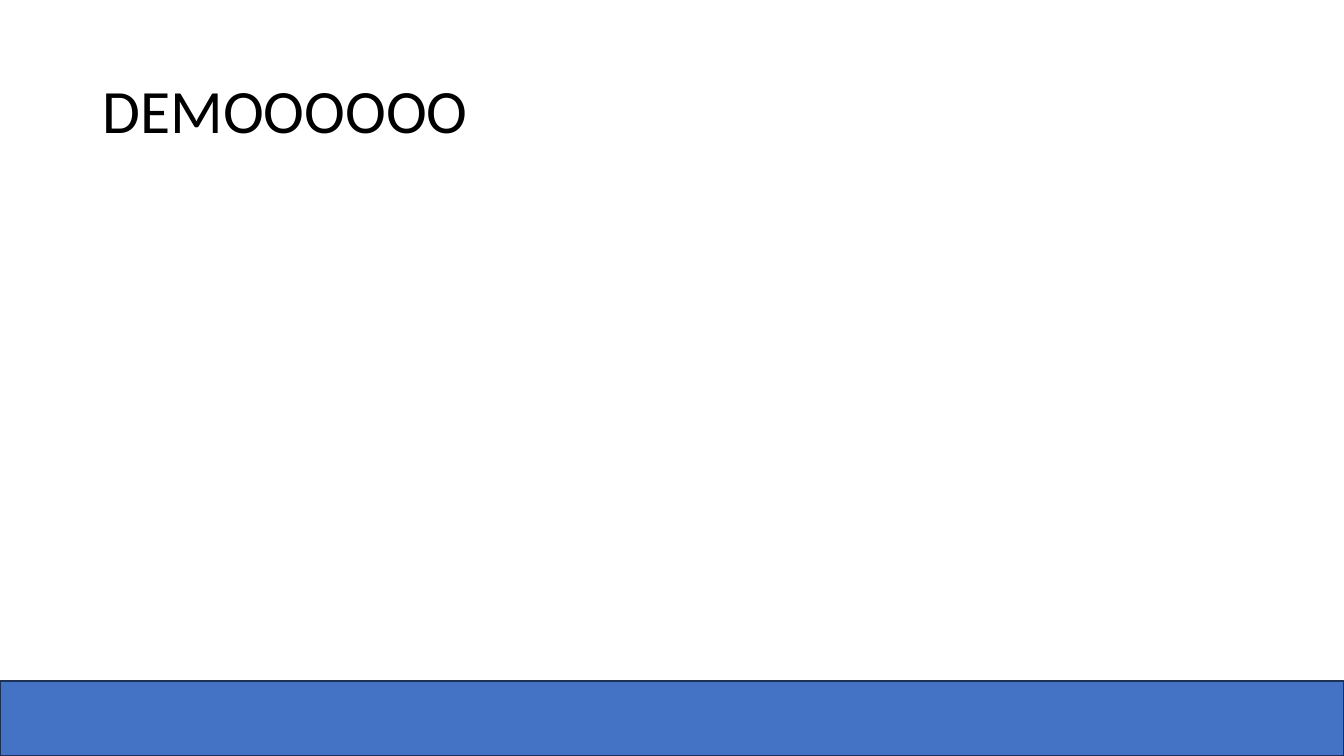
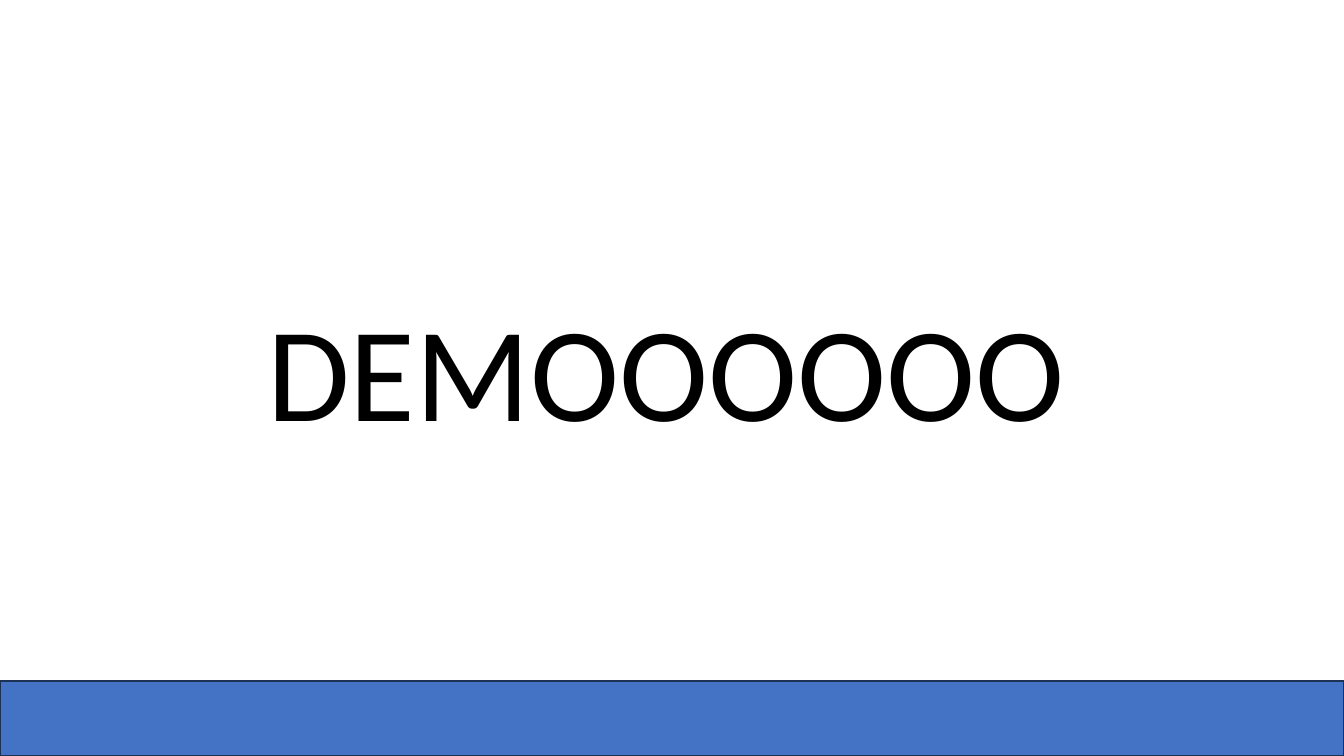
Before and after one commit to Zachadactyl/Connect-4_C, a slide deck: slide 5 of Four 2 Win.pptx. Drawn at 1344x756 pixels with LibreOffice and Linux fonts; fonts in the diff are those of the drawing; background and template pictures are left out. Boxes give left, top, right and bottom in pixels: in the first picture for what was removed or moved away, otherwise in the second. Text is boxed around its words. In the diff, an @@ line names an element or a change of style, - is before the commit and + after.

```diff
--- a/Four 2 Win.pptx
+++ b/Four 2 Win.pptx
@@ title "DEMOOOOOO": place and size @@
-title "DEMOOOOOO" at [102,93,467,134]
+title "DEMOOOOOO" at [267,333,1064,422]
@@ title "DEMOOOOOO" at [267,333,1064,422]: size 44 to 96 pt @@
```
Also in this commit, not shown: 4 other slides changed, 2 slides added, 2 slides removed.
